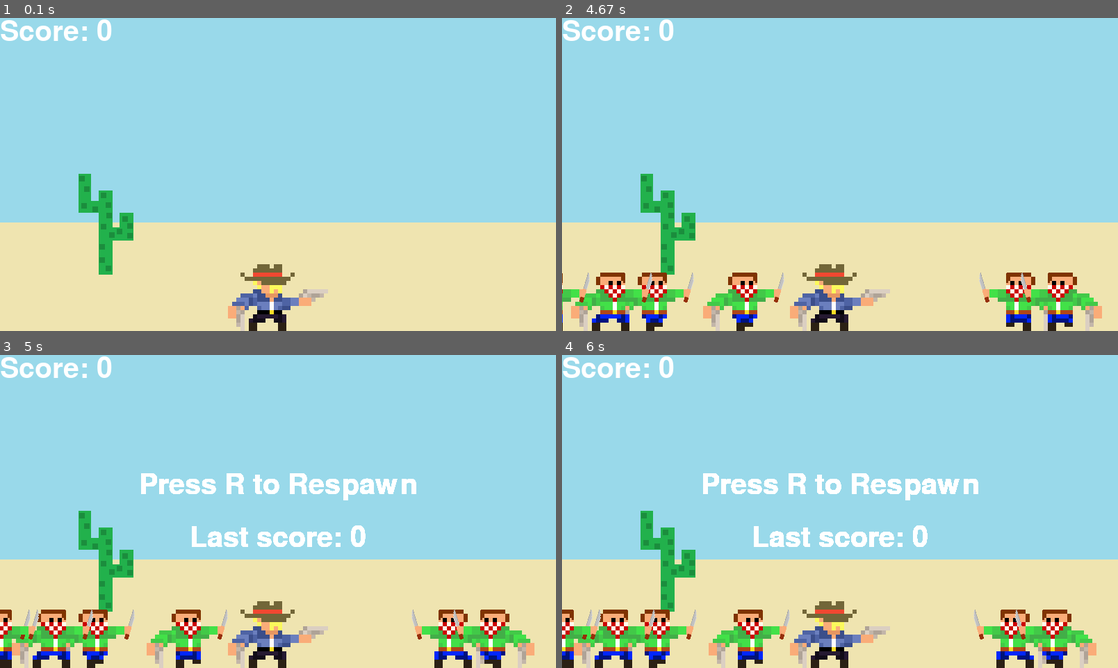
Above: before the commit, frames 1-4 (two rows, left to right).
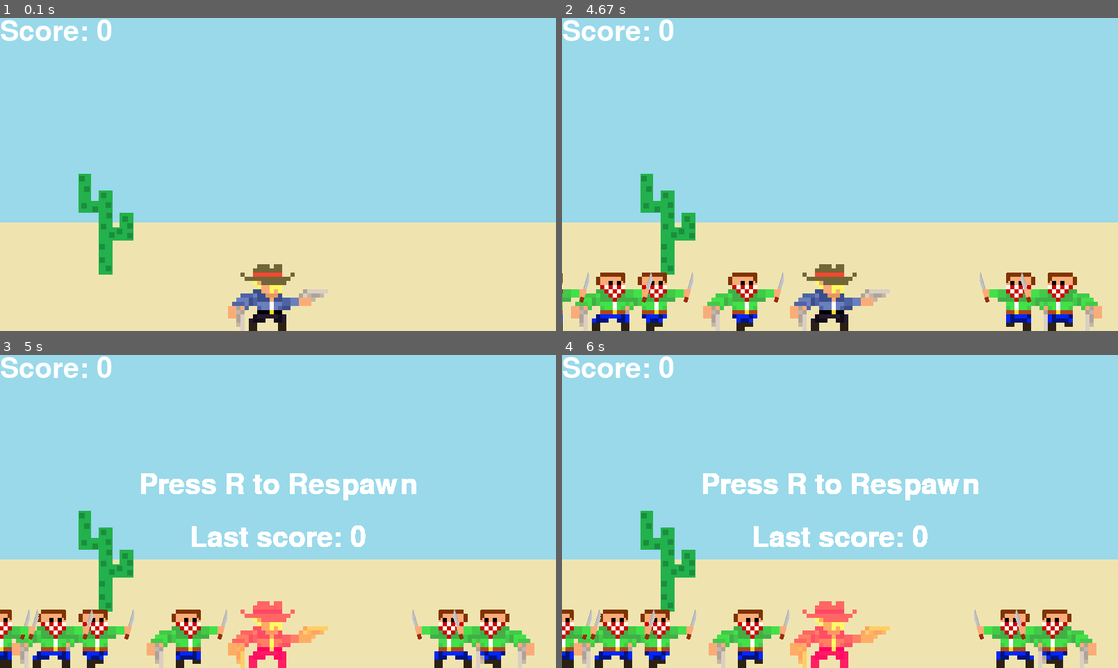
Above: after the commit, the same moments.

Repository: FedericoBarbieri99/pygame-cowboy
Game: pygame game, started from main.py
Two runs of this game, one before a commit and one after it. Both use one fixed random seed, a clock stepped at 60 frames per second and the inputs below.
Inputs:
- Up to frame 1 (0.1 s): no input
- Up to frame 2 (4.67 s): tap Space at 0.33, 0.67 s; hold Left 2-2.53 s; hold Left 2.57-2.97 s; hold Right 3-3.63 s; hold Left 3.67-4.13 s; hold Right 4.17-4.63 s
- Up to frame 3 (5 s): no input
- Up to frame 4 (6 s): no input

Frames 1-2 are identical in both runs. In frame 3, 1.4% of the frame differs, in the area x 41-59%, y 78-100%; in frame 4, 1.4%.

Commit message:
death animation

Diff:
--- a/bullet.py
+++ b/bullet.py
@@ -6,7 +6,7 @@
     def __init__(self, screen, player):
         pygame.sprite.Sprite.__init__(self)
         self.screen = screen
-        img = pygame.image.load("assets/bullet.png")
+        img = pygame.image.load("assets/bullet.png").convert_alpha()
         self.image = img if player.orientation == 'Right' else pygame.transform.flip(img, True, False)
         self.rect = self.image.get_rect()
         self.rect.centerx = player.rect.right if player.orientation == 'Right' else player.rect.left
--- a/enemy.py
+++ b/enemy.py
@@ -9,7 +9,7 @@
         pygame.sprite.Sprite.__init__(self)
         self.screen = screen
         self.seed = random.choice([0, 1])
-        img = pygame.image.load("assets/bandit.png")
+        img = pygame.image.load("assets/bandit.png").convert_alpha()
         walking_sheet = img if self.seed == 0 else pygame.transform.flip(img, True, False)
         self.image = pygame.transform.scale(walking_sheet, (117, 96))
         self.rect = self.image.get_rect()
--- a/main.py
+++ b/main.py
@@ -36,7 +36,6 @@
 
 def draw_screen():
     global score
-
     screen.blit(background, [0, 0])
     score_text = font.render(f"Score: {score}", True, (255, 255, 255))
     screen.blit(score_text, score_text.get_rect())
@@ -68,6 +67,7 @@
 
 def new_game():
     global score
+    player.die()
     score_text = font.render(f"Last score: {score}", True, (255, 255, 255))
     respawn_text = font.render("Press R to Respawn", True, (255, 255, 255))
     respawn_rect = respawn_text.get_rect()
--- a/player.py
+++ b/player.py
@@ -6,7 +6,7 @@
     def __init__(self, screen):
         pygame.sprite.Sprite.__init__(self)
         self.screen = screen
-        self.right_facing = pygame.image.load("assets/player.png")
+        self.right_facing = pygame.image.load("assets/player.png").convert_alpha()
         self.left_facing = pygame.transform.flip(self.right_facing, True, False)
         self.image = self.right_facing
         self.rect = self.image.get_rect()
@@ -21,3 +21,12 @@
             self.image = self.right_facing
         elif self.orientation == "Left":
             self.image = self.left_facing
+
+    def die(self):
+        for x in range(self.image.get_width()):
+            for y in range(self.image.get_height()):
+                color = self.image.get_at((x, y))
+                color.r = 255
+                color.b = 100
+                self.image.set_at((x, y), color)
+        self.screen.blit(self.image, self.rect)
